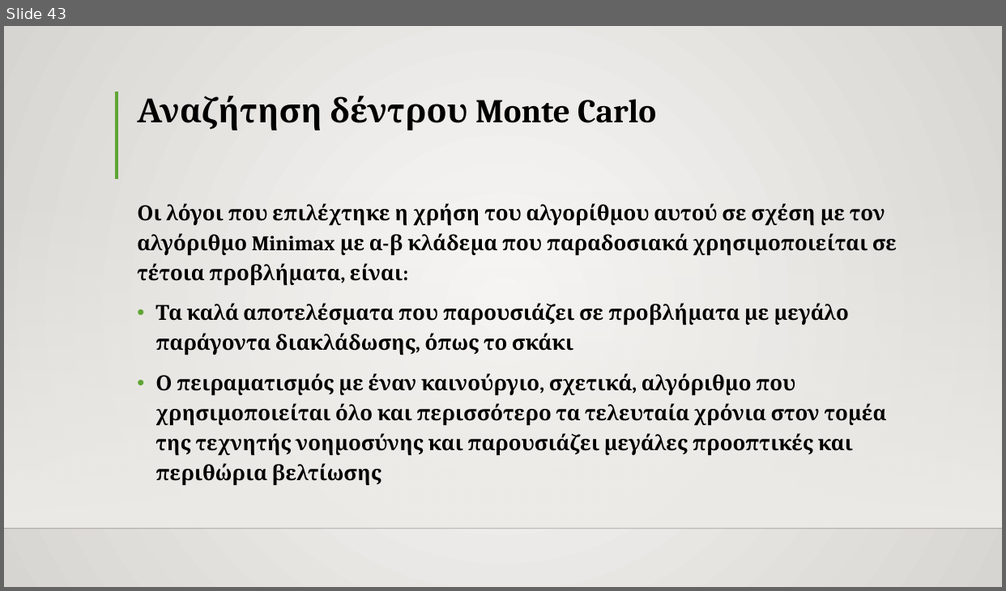
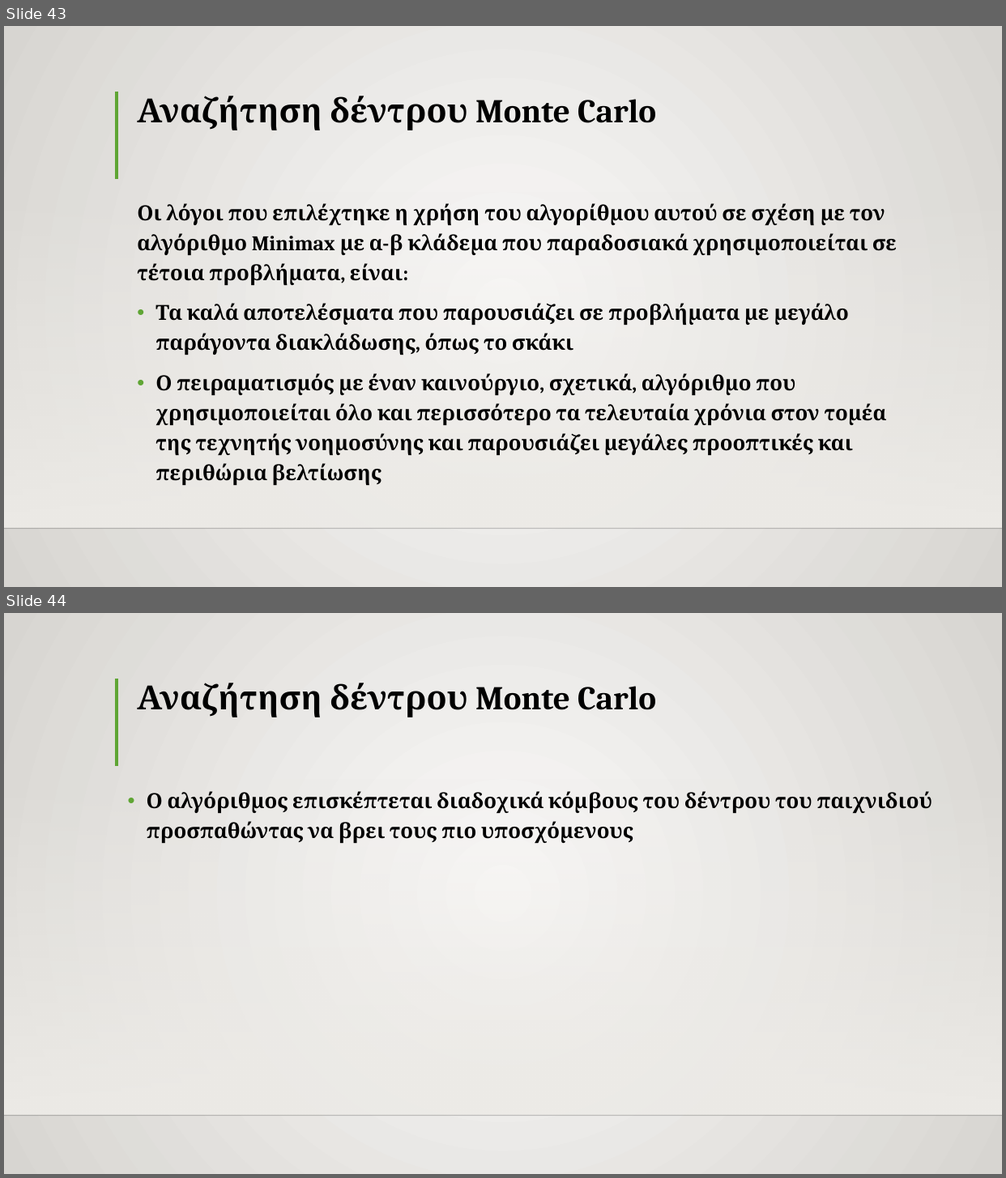
Before and after one commit to TheRazorace/Python-Chess-Engine, a slide deck: ΑΝΑΠΤΥΞΗ ΣΚΑΚΙΣΤΙΚΗΣ ΜΗΧΑΝΗΣ.pptx. Shown one above the other, each under a label of ours: slide 43 before the commit, slides 43 and 44 after it. The pictures are 1006x591 and 1006x1178 pixels, drawn with LibreOffice and Linux fonts; fonts in the diff are those of the drawing; background and template pictures are left out. Boxes give left, top, right and bottom in pixels: in the first picture for what was removed or moved away, otherwise in the second. Text is boxed around its words. In the diff, an @@ line names an element or a change of style, - is before the commit and + after.

```diff
--- a/ΑΝΑΠΤΥΞΗ ΣΚΑΚΙΣΤΙΚΗΣ ΜΗΧΑΝΗΣ.pptx
+++ b/ΑΝΑΠΤΥΞΗ ΣΚΑΚΙΣΤΙΚΗΣ ΜΗΧΑΝΗΣ.pptx
@@ slide 44 added at [4,613,1002,1174], background gradient #FAFAF9 to #D7D5D2; not listed: 3 template elements that a slide beside it also shows @@
@@ title added at [137,683,656,717], 32 pt, text #000000, bold @@
+Αναζήτηση δέντρου Monte Carlo
@@ text added at [147,791,931,843], 20 pt, text #000000, bold @@
+• Ο αλγόριθμος επισκέπτεται διαδοχικά κόμβους του δέντρου του παιχνιδιού προσπαθώντας να βρει τους πιο υποσχόμενους
```
Also in this commit, not shown: 41 other slides added, 1 other file.
